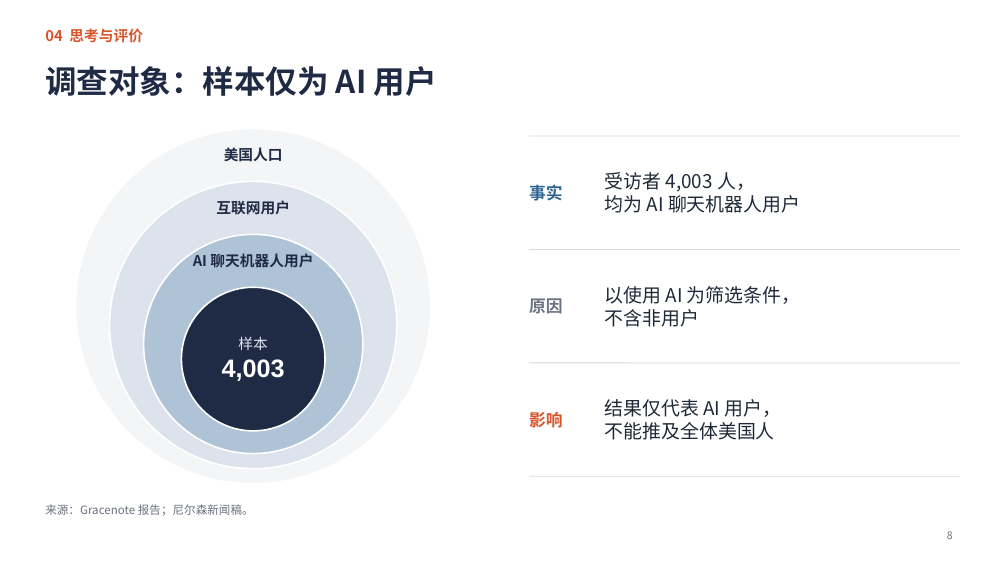
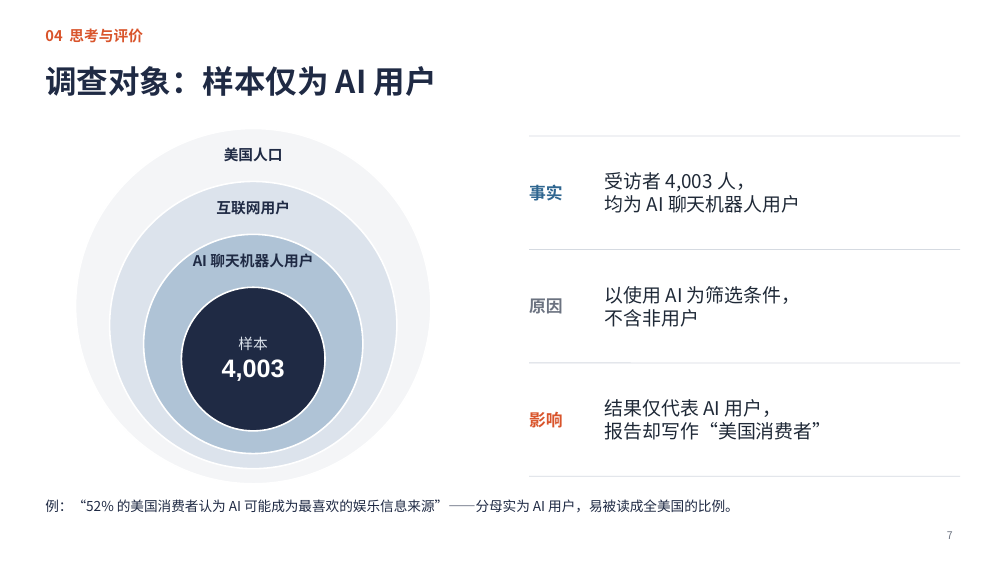
Before and after one commit to jayleo113/ppt, a slide deck: slide 7 of Gracenote报告解读_课堂汇报_最新版.pptx (slide 8 before the commit). Drawn at 1008x567 pixels with LibreOffice and Linux fonts; fonts in the diff are those of the drawing. Boxes give left, top, right and bottom in pixels: in the first picture for what was removed or moved away, otherwise in the second. Text is boxed around its words. In the diff, an @@ line names an element or a change of style, - is before the commit and + after.

```diff
--- a/Gracenote报告解读_课堂汇报_最新版.pptx
+++ b/Gracenote报告解读_课堂汇报_最新版.pptx
@@ text at (605,422,832,440): text changed @@
-不能推及全体美国人
+报告却写作“美国消费者”
@@ text at (45,499,739,513): text changed; size 11 to 13 pt; text colour #6B7280 to #1F2A44 @@
-来源：Gracenote 报告；尼尔森新闻稿。
+例：“52% 的美国消费者认为 AI 可能成为最喜欢的娱乐信息来源”——分母实为 AI 用户，易被读成全美国的比例。
@@ page number at (947,531,953,539): text changed @@
-8
+7
```
Also in this commit, not shown: 5 other slides changed, 1 slide removed, 5 other files.
